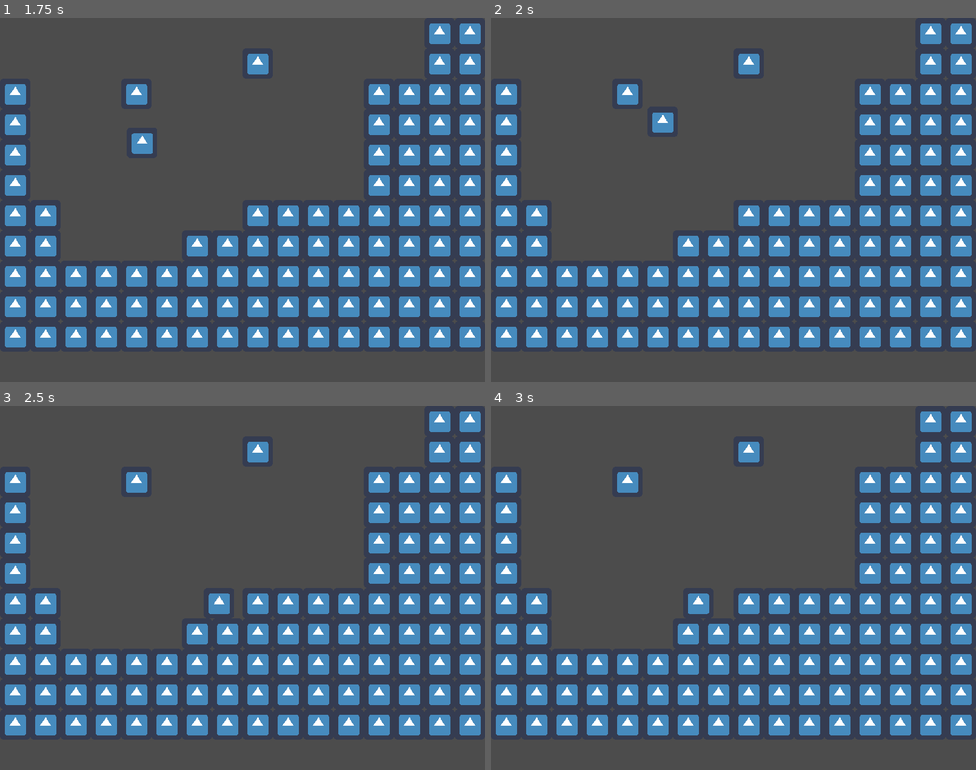
Above: before the commit, frames 1-4 (two rows, left to right).
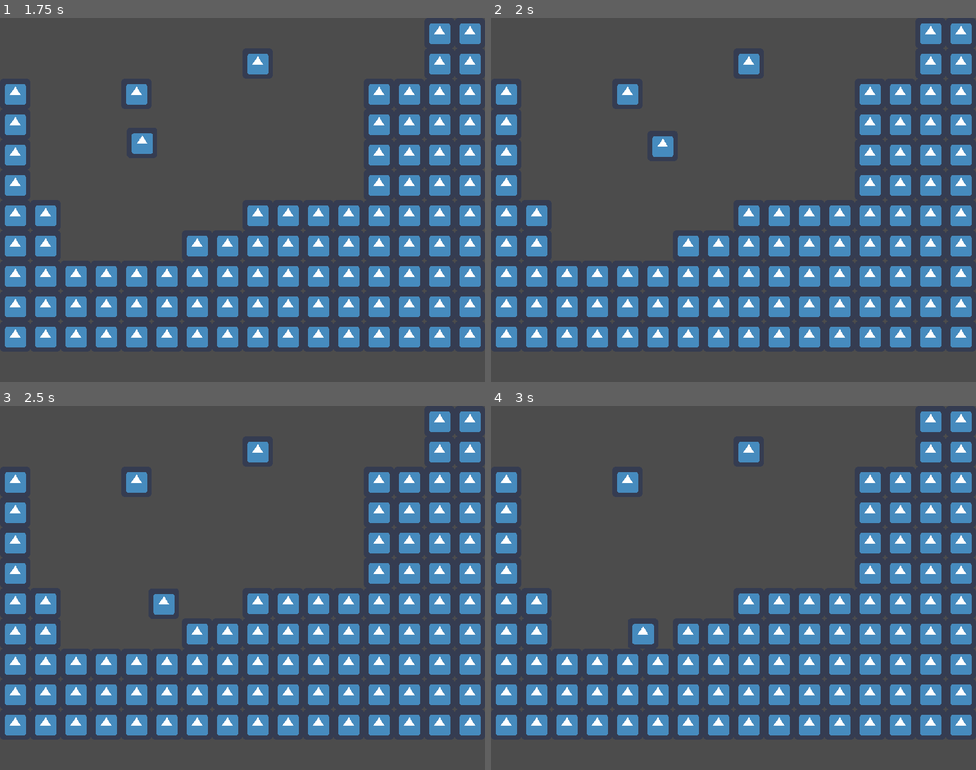
Above: after the commit, the same moments.

Repository: CRosenauer/Lost-Robot
Game: Godot game, scene res://Levels/Test/TestLevel.tscn
Same seed, same stepped clock (60 frames per second), same inputs: the game is played once before the commit and once after it. The engine's default icon, where the game draws it, is replaced by a stand-in: a white triangle on a blue panel in a dark square.
Inputs:
- Up to frame 1 (1.75 s): hold D (InputRight) from 0.53 s (still down); tap J (InputDash) at 0.6 s; tap Space (InputJump) at 0.77, 1.52 s; tap K (InputGrapple) at 1.35 s
- Up to frame 2 (2 s): keep holding D (InputRight)
- Up to frame 3 (2.5 s): release D (InputRight) at 2.03 s; hold A (InputLeft) from 2.03 s (still down); tap J (InputDash) at 2.1 s
- Up to frame 4 (3 s): release A (InputLeft) at 2.78 s; hold D (InputRight) from 2.78 s (still down); tap K (InputGrapple) at 2.85 s

Frame 1 is identical in both runs. In frame 2, 0.5% of the frame differs, in the area x 33-38%, y 26-39%; in frame 3, 0.5%; in frame 4, 0.5%, in the area x 29-45%, y 51-66%.

Commit message:
Roof velocity block.

Diff:
--- a/src/Entity/Characters/Player/Player.gd
+++ b/src/Entity/Characters/Player/Player.gd
@@ -38,6 +38,8 @@
 		m_wasOnFloor = !m_wasOnFloor
 		$LocomotionStateMachine.OnIsOnFloor(m_wasOnFloor)
 
+	if(is_on_ceiling()):
+		m_velocity.y = 0
 
 	if(m_wasOnFloor):
 		m_velocity.y = 0.01
